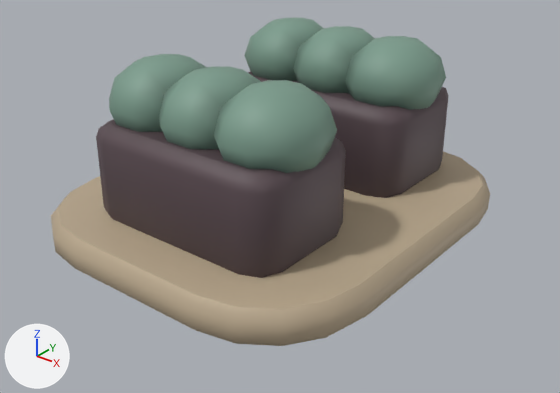
The glTF model assets/models/regions/alpine_motel_1.glb as it was, and as the next commit left it.
Rendered twice from a camera (50 mm lens) standing at (-2.77, -3.2, 2.48) and looking at (-5.61, 0.35, 0.28). The axes (+X, +Y, +Z) are drawn at lower left. The lights are the same throughout. The older version comes first. Vertices at exactly the same position are counted once.

Names of what the first picture shows: 'Motel1'.
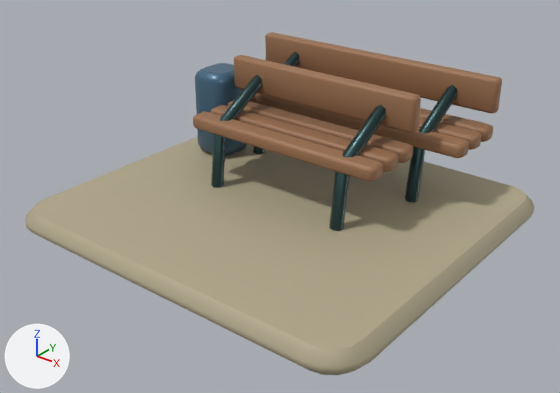
What differs and where, as boxes (x1, y1, x2, y2) in the pictures (560 x 393 px):
'Motel1', reshaped (16% wider)
    before: (51, 18, 490, 346)
    after: (25, 32, 535, 375)
part 1 of me_motel1, rebuilt
    before: (51, 151, 490, 346)
    after: (25, 136, 535, 375)
part 2 of me_motel1, deleted
    before: (96, 119, 346, 278)
part 3 of me_motel1, deleted (green)
    before: (214, 80, 337, 173)
part 4 of me_motel1, deleted (green)
    before: (293, 26, 375, 93)
part 5 of me_motel1, deleted (green)
    before: (159, 66, 261, 149)
part 6 of me_motel1, deleted (green)
    before: (109, 54, 207, 132)
part 7 of me_motel1, cut back
    before: (244, 18, 448, 198)
    after: (193, 32, 502, 231)

The change, as a diff of the scene's bpy script:
```diff
--- a/assets/models/regions/alpine_motel_1.glb.py
+++ b/assets/models/regions/alpine_motel_1.glb.py
@@ mat_metal @@
+mat_metal = bpy.data.materials.new('Metal')
+mat_metal.use_nodes = True; mat_metal.node_tree.nodes.clear()
+_N = mat_metal.node_tree.nodes; _L = mat_metal.node_tree.links
+n0 = _N.new('ShaderNodeBsdfPrincipled'); n0.name = 'Principled BSDF'
+n0.inputs[1].default_value = 0.63  # 'Metallic'
+n0.inputs[2].default_value = 0.34  # 'Roughness'
+n1 = _N.new('ShaderNodeOutputMaterial'); n1.name = 'Material Output'
+n2 = _N.new('ShaderNodeVertexColor'); n2.name = 'Color Attribute'
+_L.new(n0.outputs[0], n1.inputs[0])  # 'BSDF' to 'Surface'
+_L.new(n2.outputs[0], n0.inputs[0])  # 'Color' to 'Base Color'
@@ mat_paint @@
+mat_paint = bpy.data.materials.new('Paint')
+mat_paint.use_nodes = True; mat_paint.node_tree.nodes.clear()
+_N = mat_paint.node_tree.nodes; _L = mat_paint.node_tree.links
+n0 = _N.new('ShaderNodeBsdfPrincipled'); n0.name = 'Principled BSDF'
+n0.inputs[1].default_value = 0.24  # 'Metallic'
+n0.inputs[2].default_value = 0.3  # 'Roughness'
+n1 = _N.new('ShaderNodeOutputMaterial'); n1.name = 'Material Output'
+n2 = _N.new('ShaderNodeVertexColor'); n2.name = 'Color Attribute'
+_L.new(n0.outputs[0], n1.inputs[0])  # 'BSDF' to 'Surface'
+_L.new(n2.outputs[0], n0.inputs[0])  # 'Color' to 'Base Color'
@@ me_motel1 @@
 # used by ob_motel1; location = (0.0, 0.0, 0.0)
-me_motel1.from_pydata(...)  # 536 vertices, 1036 faces; spans x -6.86..-4.57, y -0.86..1.82, z 0.03..1.21
+me_motel1.from_pydata(...)  # 800 vertices, 1544 faces; spans x -7.04..-4.36, y -0.73..1.75, z 0.0..0.95
+# me_motel1 part 1: the loose piece of 80 vertices spanning x -6.86..-4.57, y -0.86..1.82, z 0.03..0.25 is rebuilt with 80 vertices and now spans x -7.04..-4.36, y -0.73..1.75, z 0.0..0.16
+# me_motel1 part 2: the loose piece of 72 vertices spanning x -6.42..-5.02, y -0.52..0.34, z 0.19..0.85 is deleted
+# me_motel1 part 3: the loose piece of 52 vertices spanning x -5.62..-4.96, y -0.44..0.26, z 0.67..1.21 is deleted
+# me_motel1 part 4: the loose piece of 52 vertices spanning x -6.05..-5.39, y 0.82..1.52, z 0.67..1.21 is deleted
+# me_motel1 part 5: the loose piece of 52 vertices spanning x -6.05..-5.39, y -0.44..0.26, z 0.67..1.21 is deleted
+# me_motel1 part 6: the loose piece of 52 vertices spanning x -6.48..-5.82, y -0.44..0.26, z 0.67..1.21 is deleted
+# me_motel1 part 7: 176 vertices removed from x -6.48..-4.96, y 0.74..1.61, z 0.19..1.21; 720 vertices added at x -6.78..-4.71, y 0.36..1.6, z 0.15..0.95
 me_motel1.materials.append(mat_ceramic)
+me_motel1.materials.append(mat_metal)
+me_motel1.materials.append(mat_paint)
```
